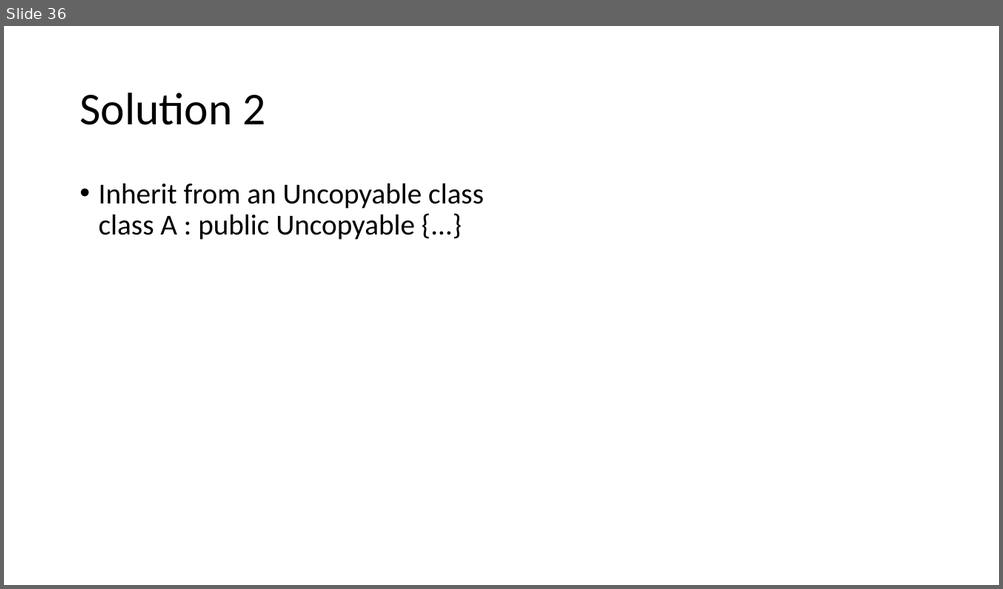
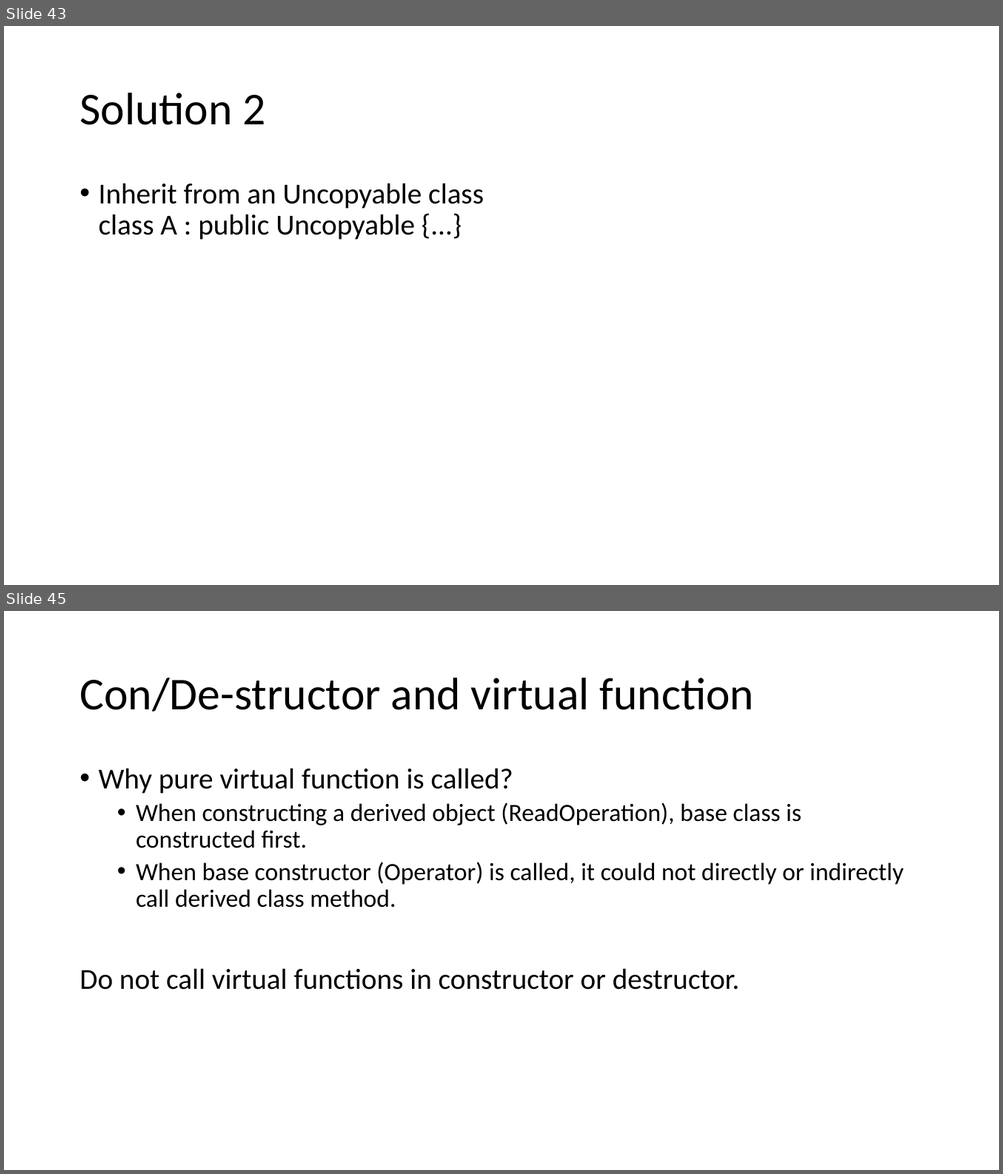
Before and after one commit to winniegy/MyPublic, a slide deck: cppTechniques/C++ Techniques 01.pptx. Shown one above the other, each under a label of ours: slide 36 before the commit, slides 43 and 45 after it; the slides between them are not shown. The pictures are 1003x589 and 1003x1174 pixels, drawn with LibreOffice and Linux fonts; fonts in the diff are those of the drawing. Boxes give left, top, right and bottom in pixels: in the first picture for what was removed or moved away, otherwise in the second. Text is boxed around its words. In the diff, an @@ line names an element or a change of style, - is before the commit and + after.

```diff
--- a/cppTechniques/C++ Techniques 01.pptx
+++ b/cppTechniques/C++ Techniques 01.pptx
@@ slide 45 added at [4, 611, 999, 1170], background #FFFFFF @@
@@ title added at [79, 678, 754, 712], 44 pt, text #000000 @@
+Con/De-structor and virtual function
@@ text added at [79, 768, 903, 990], 24 pt, text #000000 @@
+• Why pure virtual function is called?
+  • When constructing a derived object (ReadOperation), base class is constructed first.
+  • When base constructor (Operator) is called, it could not directly or indirectly call derived class method.
+Do not call virtual functions in constructor or destructor.
@@ what was slide 36 is now slide 43 @@
```
Also in this commit, not shown: 3 slides changed, 8 other slides added, 11 other files.
